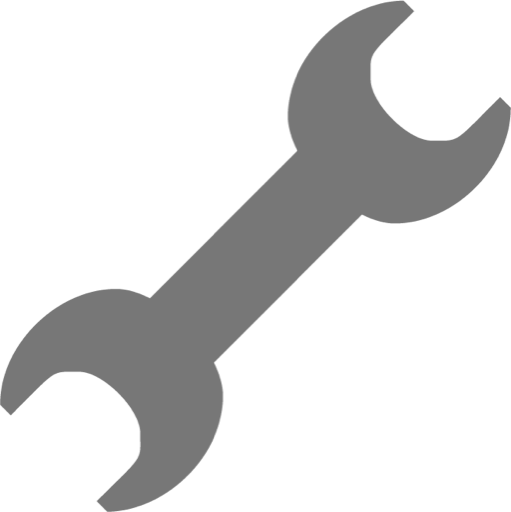
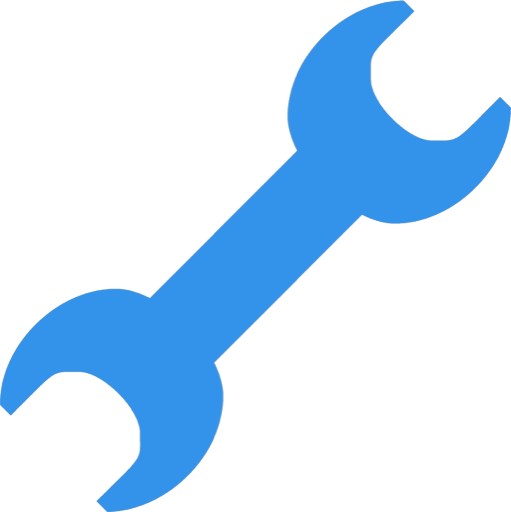
Layers edited between the first and the second (511, 512) image:
added layer "Layer 0 copy" above "Layer 0" over <box>0,0,511,512</box>
